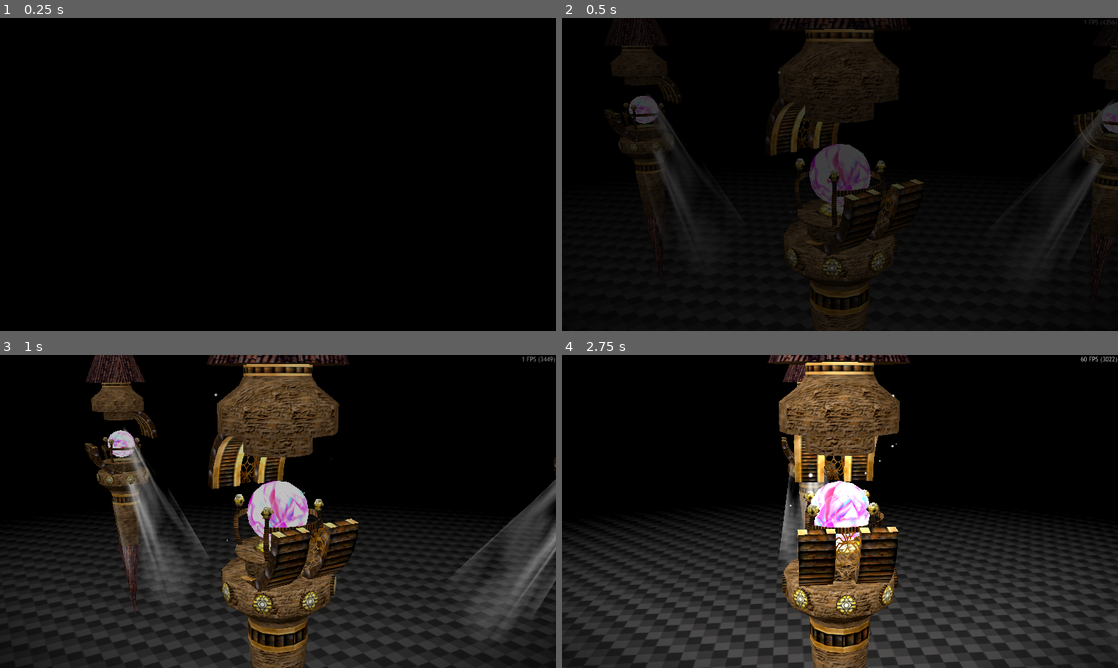
Above: before the commit, frames 1-4 (two rows, left to right).
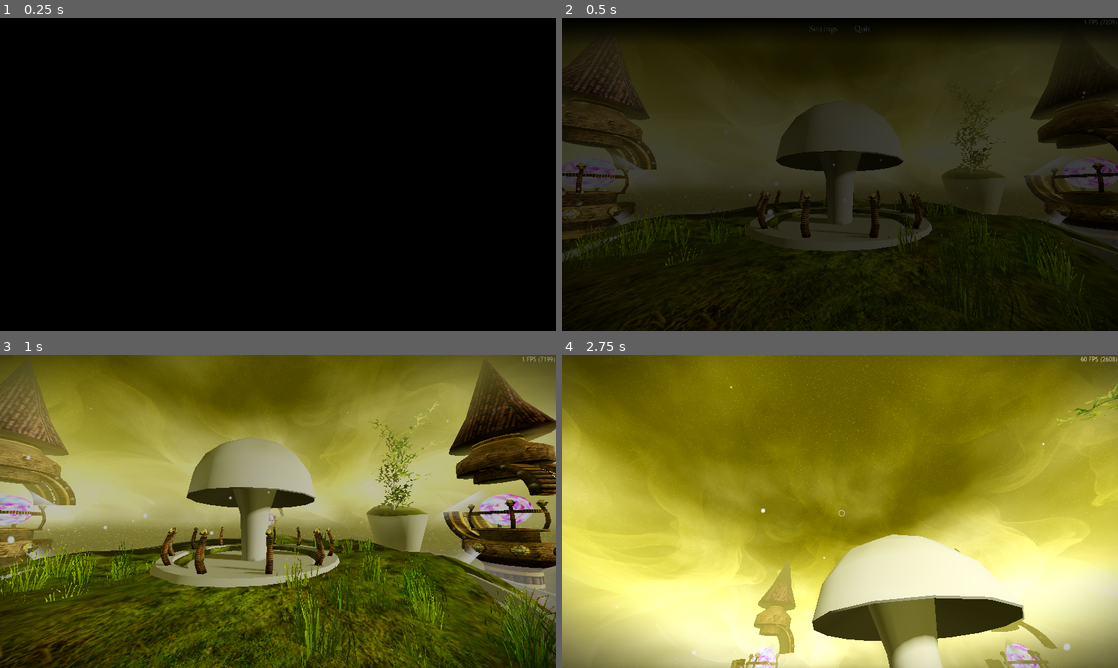
Above: after the commit, the same moments.

Repository: slyllama/dwelt
Game: Godot game, scene res://lib/shard/shard_loader/shard_loader.tscn
Same seed, same stepped clock (60 frames per second), same inputs: the game is played once before the commit and once after it.
Inputs (mouse positions are in pixels of both pictures, inside the frame that each line leads up to):
- Up to frame 1 (0.25 s): no input
- Up to frame 2 (0.5 s): no input
- Up to frame 3 (1 s): tap Enter at 0.5 s; move the mouse to (400, 495) at 0.52 s; hold D (move_right) from 0.53 s (still down); click (400, 495) at 0.6 s
- Up to frame 4 (2.75 s): move the mouse to (728, 527) at 1.27 s; release D (move_right) at 1.28 s; hold S (move_back) 1.28-2.03 s; right-click (728, 527) at 1.35 s; move the mouse to (895, 442) at 2.02 s; hold D (move_right) from 2.03 s (still down); tap Shift (sprint) at 2.1 s

Frame 1 is identical in both runs. In frame 2, 50% of the frame differs, in the area x 0-100%, y 0-100%; in frame 3, 97%; in frame 4, 99%.

Commit message:
Environment adjustments

Diff:
--- a/lib/shard/shard_loader/shard_loader.tscn
+++ b/lib/shard/shard_loader/shard_loader.tscn
@@ -4,4 +4,3 @@
 
 [node name="ShardLoader" type="CanvasLayer"]
 script = ExtResource("1_dqd06")
-load_model_viewer = true
--- a/shards/model_viewer/model_viewer.gd
+++ b/shards/model_viewer/model_viewer.gd
@@ -5,8 +5,6 @@
 	$HUD/MenuBar.disappear()
 	super()
 
-	$MachinePillar/AnimationPlayer.play("float")
-
 func _physics_process(delta: float) -> void:
 	super(delta)
 	$Orbit.rotation.y += Utils.crit_plerp(0.25)
--- a/shards/model_viewer/model_viewer.tscn
+++ b/shards/model_viewer/model_viewer.tscn
@@ -1,11 +1,8 @@
-[gd_scene load_steps=14 format=3 uid="uid://d4hipx7qxd447"]
+[gd_scene load_steps=6 format=3 uid="uid://d4hipx7qxd447"]
 
 [ext_resource type="PackedScene" uid="uid://bowffptraek8d" path="res://lib/shard/shard.tscn" id="1_7hq2f"]
 [ext_resource type="Script" uid="uid://g7vhimmvlkbo" path="res://shards/model_viewer/model_viewer.gd" id="2_wm0f5"]
-[ext_resource type="PackedScene" uid="uid://cuomrfy0fj1e0" path="res://shards/sandbox/props/crystal_spire/meshes/crystal_spire.glb" id="3_ejjdr"]
 [ext_resource type="Script" uid="uid://6tag82rmd2jd" path="res://lib/shard/scripts/shard_data.gd" id="3_i4y7a"]
-[ext_resource type="Texture2D" uid="uid://cyv30vfpc5ddt" path="res://generic/textures/mote.png" id="5_ixfik"]
-[ext_resource type="PackedScene" uid="uid://cr0a87tm4a313" path="res://shards/model_viewer/pillar_rotator.tscn" id="6_vfkuq"]
 
 [sub_resource type="Resource" id="Resource_ixfik"]
 script = ExtResource("3_i4y7a")
@@ -25,39 +22,6 @@
 fog_depth_end = 15.0
 adjustment_enabled = true
 adjustment_saturation = 1.1
-
-[sub_resource type="Curve" id="Curve_vfkuq"]
-_data = [Vector2(0, 0), 0.0, 0.0, 0, 0, Vector2(0.28448275, 1), 0.0, 0.0, 0, 0, Vector2(1, 0), 0.0, 0.0, 0, 0]
-point_count = 3
-
-[sub_resource type="CurveTexture" id="CurveTexture_0y160"]
-curve = SubResource("Curve_vfkuq")
-
-[sub_resource type="ParticleProcessMaterial" id="ParticleProcessMaterial_vfkuq"]
-emission_shape_scale = Vector3(1.5, 2, 1.5)
-emission_shape = 3
-emission_box_extents = Vector3(1, 1, 1)
-gravity = Vector3(0, 1, 0)
-scale_min = 0.099999994
-scale_max = 0.29999998
-scale_curve = SubResource("CurveTexture_0y160")
-
-[sub_resource type="StandardMaterial3D" id="StandardMaterial3D_kr174"]
-transparency = 1
-shading_mode = 0
-disable_fog = true
-albedo_texture = ExtResource("5_ixfik")
-disable_receive_shadows = true
-billboard_mode = 3
-billboard_keep_scale = true
-particles_anim_h_frames = 1
-particles_anim_v_frames = 1
-particles_anim_loop = false
-
-[sub_resource type="PlaneMesh" id="PlaneMesh_qc6j3"]
-material = SubResource("StandardMaterial3D_kr174")
-size = Vector2(0.12, 0.12)
-orientation = 2
 
 [node name="ModelViewer" instance=ExtResource("1_7hq2f")]
 script = ExtResource("2_wm0f5")
@@ -82,31 +46,3 @@
 transform = Transform3D(1, 0, 0, 0, 1, 0, 0, 0, 1, 0, 0, 3)
 current = true
 fov = 35.0
-
-[node name="MachinePillar" parent="." index="8" instance=ExtResource("3_ejjdr")]
-transform = Transform3D(0.25, 0, 0, 0, 0.25, 0, 0, 0, 0.25, 0, 0, 0)
-
-[node name="Light" type="OmniLight3D" parent="MachinePillar" index="27"]
-transform = Transform3D(1, 0, 0, 0, 1, 0, 0, 0, 1, 0, 1, 0)
-
-[node name="Motes" type="GPUParticles3D" parent="MachinePillar" index="28"]
-cast_shadow = 0
-amount = 32
-lifetime = 3.0
-preprocess = 10.0
-speed_scale = 0.13
-randomness = 0.1
-fixed_fps = 15
-process_material = SubResource("ParticleProcessMaterial_vfkuq")
-draw_pass_1 = SubResource("PlaneMesh_qc6j3")
-
-[node name="PillarRotator" parent="." index="9" instance=ExtResource("6_vfkuq")]
-
-[node name="PillarRotator2" parent="." index="10" instance=ExtResource("6_vfkuq")]
-transform = Transform3D(-4.371139e-08, 0, 1, 0, 1, 0, -1, 0, -4.371139e-08, 0, 0, 0)
-
-[node name="PillarRotator3" parent="." index="11" instance=ExtResource("6_vfkuq")]
-transform = Transform3D(-1, 0, -8.742278e-08, 0, 1, 0, 8.742278e-08, 0, -1, 0, 0, 0)
-
-[node name="PillarRotator4" parent="." index="12" instance=ExtResource("6_vfkuq")]
-transform = Transform3D(1.1924881e-08, 0, -1, 0, 1, 0, 1, 0, 1.1924881e-08, 0, 0, 0)
--- a/shards/model_viewer/pillar_rotator.tscn
+++ b/shards/sandbox/collections/pillar_rotator.tscn
@@ -6,7 +6,7 @@
 [node name="PillarRotator" type="Marker3D"]
 
 [node name="MachinePillar" parent="." instance=ExtResource("1_wgwsw")]
-transform = Transform3D(0.22, 0, 0, 0, 0.22, 0, 0, 0, 0.22, 0, 0, 3.75)
+transform = Transform3D(1, 0, 0, 0, 1, 0, 0, 0, 1, 0, 1.25, 12)
 
 [node name="LightRay" parent="MachinePillar" instance=ExtResource("2_01i5f")]
 transform = Transform3D(-5.9010375e-08, 0, 1.3499999, 0, 1.3499999, 0, -1.3499999, 0, -5.9010375e-08, 0, 0.3, 0)
--- a/shards/sandbox/props/light_ray/materials/light_ray.tres
+++ b/shards/sandbox/props/light_ray/materials/light_ray.tres
@@ -3,8 +3,8 @@
 [ext_resource type="Shader" uid="uid://cfhkxonb11svr" path="res://shards/sandbox/props/light_ray/materials/shaders/light_ray.gdshader" id="1_64caw"]
 
 [sub_resource type="Gradient" id="Gradient_64caw"]
-offsets = PackedFloat32Array(0.09580839, 0.19161677, 0.8682635, 0.98203593)
-colors = PackedColorArray(0, 0, 0, 1, 1, 1, 1, 1, 0.28851873, 0.28851777, 0.2885175, 1, 0, 0, 0, 1)
+offsets = PackedFloat32Array(0.09580839, 0.19161677, 0.4311377)
+colors = PackedColorArray(0, 0, 0, 1, 1, 1, 1, 1, 0, 0, 0, 1)
 
 [sub_resource type="GradientTexture2D" id="GradientTexture2D_byklb"]
 gradient = SubResource("Gradient_64caw")
--- a/shards/sandbox/sandbox.gd
+++ b/shards/sandbox/sandbox.gd
@@ -1,23 +1,23 @@
 extends "res://lib/shard/shard.gd"
 
 @onready var rotator_animators = [
-	$CSRotator/CrystalSpire/AnimationPlayer,
-	$CSRotator3/CrystalSpire/AnimationPlayer,
-	$CSRotator4/CrystalSpire/AnimationPlayer ]
+	$PillarRotator/MachinePillar/AnimationPlayer,
+	$PillarRotator2/MachinePillar/AnimationPlayer,
+	$PillarRotator3/MachinePillar/AnimationPlayer ]
 
 func _ready() -> void:
 	super()
 
 	# Assign terrain
 	$Greybox/Central/StaticBody3D.set_meta("walk_type", "grass")
-	$CSRotator2/CrystalSpire/Platform/StaticBody3D.set_meta("walk_type", "metal")
+	$CrystalSpire/Platform/StaticBody3D.set_meta("walk_type", "metal")
 
-	$CSRotator2/CrystalSpire/Cube.visible = false
+	$CrystalSpire/Cube.visible = false
 
 	# Start animations at a random time
 	for _r: AnimationPlayer in rotator_animators:
 		_r.seek(randf())
 		_r.play("float")
 
-	#await get_tree().create_timer(1.5).timeout
-	#$Music.play()
+	await get_tree().create_timer(1.5).timeout
+	$Music.play()
--- a/shards/sandbox/sandbox.tscn
+++ b/shards/sandbox/sandbox.tscn
@@ -13,6 +13,7 @@
 [ext_resource type="PackedScene" uid="uid://bjxnclc0qw4o3" path="res://shards/sandbox/meshes/greybox.glb" id="8_dvk6p"]
 [ext_resource type="PackedScene" uid="uid://cuomrfy0fj1e0" path="res://shards/sandbox/props/crystal_spire/meshes/crystal_spire.glb" id="8_jch2b"]
 [ext_resource type="AudioStream" uid="uid://ci0u1vityqbrv" path="res://shards/sandbox/sounds/mus_patchwork.ogg" id="12_d4kja"]
+[ext_resource type="PackedScene" uid="uid://cr0a87tm4a313" path="res://shards/sandbox/collections/pillar_rotator.tscn" id="14_ycjac"]
 
 [sub_resource type="Resource" id="Resource_ycjac"]
 script = ExtResource("3_2xspi")
@@ -20,8 +21,8 @@
 metadata/_custom_type_script = "uid://6tag82rmd2jd"
 
 [sub_resource type="Gradient" id="Gradient_ktxp2"]
-offsets = PackedFloat32Array(0.5, 0.52, 0.6)
-colors = PackedColorArray(0.35686275, 0.34509805, 0.24705882, 1, 0.84, 0.7973, 0.32759997, 1, 0.28, 0.24266668, 0, 1)
+offsets = PackedFloat32Array(0, 0.4, 0.5, 0.55, 0.7)
+colors = PackedColorArray(0.05, 0.04521667, 0.009000001, 1, 0.31, 0.29636002, 0.1736, 1, 0.5419593, 0.5156009, 0.24099948, 1, 0.84, 0.7973, 0.32759997, 1, 0.3, 0.275, 0, 1)
 
 [sub_resource type="GradientTexture2D" id="GradientTexture2D_ceulp"]
 gradient = SubResource("Gradient_ktxp2")
@@ -60,11 +61,10 @@
 [sub_resource type="Environment" id="Environment_34mle"]
 background_mode = 2
 sky = SubResource("Sky_r33gg")
-ambient_light_energy = 0.75
 tonemap_mode = 2
 fog_enabled = true
 fog_mode = 1
-fog_light_color = Color(0.35686275, 0.34509805, 0.24705882, 1)
+fog_light_color = Color(0.5411765, 0.5137255, 0.23921569, 1)
 fog_density = 1.0
 fog_sky_affect = 0.0
 fog_depth_begin = 13.0
@@ -222,29 +222,16 @@
 stream = ExtResource("12_d4kja")
 volume_db = -3.0
 
-[node name="CSRotator" type="Marker3D" parent="." index="11"]
-transform = Transform3D(1, 0, 0, 0, 1, 0, 0, 0, 1, 0, 1.25, 0)
-
-[node name="CrystalSpire" parent="CSRotator" index="0" instance=ExtResource("8_jch2b")]
-transform = Transform3D(-4.371139e-08, 0, -1, 0, 1, 0, 1, 0, -4.371139e-08, 12, 0, 0)
-
-[node name="CSRotator2" type="Marker3D" parent="." index="12"]
-transform = Transform3D(-4.371139e-08, 0, 1, 0, 1, 0, -1, 0, -4.371139e-08, 0, 1.25, 0)
-
-[node name="CrystalSpire" parent="CSRotator2" index="0" instance=ExtResource("8_jch2b")]
-transform = Transform3D(-4.371139e-08, 0, -1, 0, 1, 0, 1, 0, -4.371139e-08, 12, 0, 0)
-
-[node name="CSRotator3" type="Marker3D" parent="." index="13"]
-transform = Transform3D(-1, 0, -8.742278e-08, 0, 1, 0, 8.742278e-08, 0, -1, 0, 1.25, 0)
-
-[node name="CrystalSpire" parent="CSRotator3" index="0" instance=ExtResource("8_jch2b")]
-transform = Transform3D(-4.371139e-08, 0, -1, 0, 1, 0, 1, 0, -4.371139e-08, 12, 0, 0)
-
-[node name="CSRotator4" type="Marker3D" parent="." index="14"]
-transform = Transform3D(-4.371139e-08, 0, -1, 0, 1, 0, 1, 0, -4.371139e-08, 0, 1.25, 0)
-
-[node name="CrystalSpire" parent="CSRotator4" index="0" instance=ExtResource("8_jch2b")]
-transform = Transform3D(-4.371139e-08, 0, -1, 0, 1, 0, 1, 0, -4.371139e-08, 12, 0, 0)
-
-[node name="Bamboo" parent="." index="15" instance=ExtResource("8_dsjrq")]
+[node name="CrystalSpire" parent="." index="11" instance=ExtResource("8_jch2b")]
+transform = Transform3D(1, 0, 0, 0, 1, 0, 0, 0, 1, -5.2453663e-07, 1.25, -12)
+
+[node name="Bamboo" parent="." index="12" instance=ExtResource("8_dsjrq")]
 transform = Transform3D(1.75, 0, 0, 0, 1.75, 0, 0, 0, 1.75, -9.681047, 1.4124806, 3.9939904)
+
+[node name="PillarRotator" parent="." index="13" instance=ExtResource("14_ycjac")]
+
+[node name="PillarRotator2" parent="." index="14" instance=ExtResource("14_ycjac")]
+transform = Transform3D(-4.371139e-08, 0, 1, 0, 1, 0, -1, 0, -4.371139e-08, 0, 0, 0)
+
+[node name="PillarRotator3" parent="." index="15" instance=ExtResource("14_ycjac")]
+transform = Transform3D(-4.371139e-08, 0, -1, 0, 1, 0, 1, 0, -4.371139e-08, 0, 0, 0)
Not shown: 1 places in shards/sandbox/sandbox.tscn that only renumber resources
